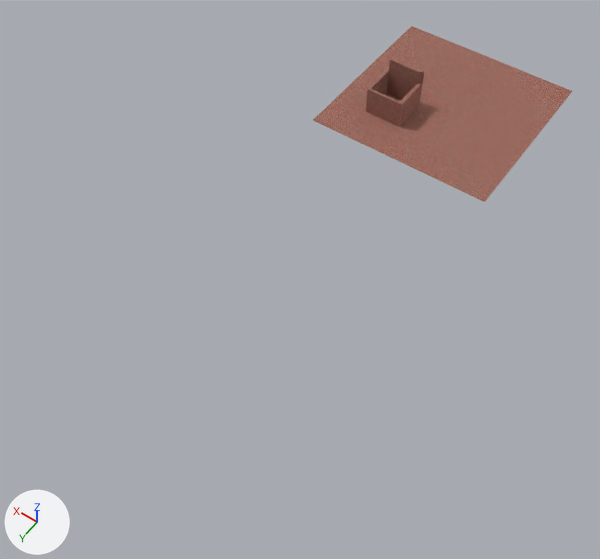
A saved change to the glTF model Assets/Models/plane.glb.
Before and after are seen from a 50 mm camera at (-159.0, 375.0, 336.0) aimed at (-3.0, 156.0, -9.0). The lights are fixed; the arrows at lower left show +X, +Y and +Z. The first picture is the older version. Where no turn or scale is listed for an object, it has been applied to the vertices. Vertices at exactly the same position are counted once.
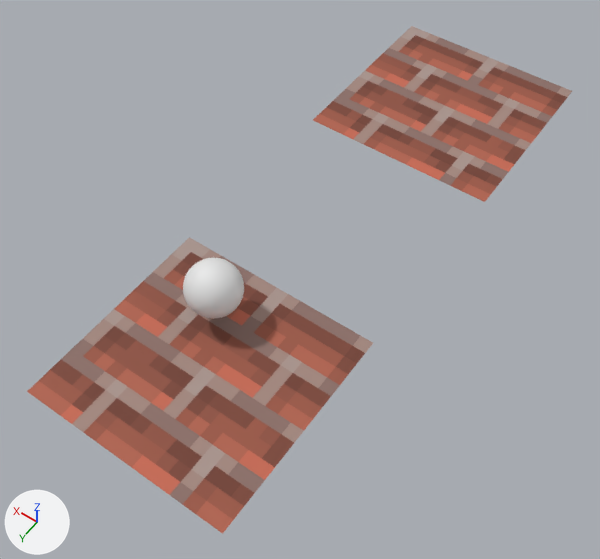
The newer file is also rescaled (x0.0689) as a whole; pictures and numbers use the older file's frame.

Patch to the scene script:
```diff
--- a/Assets/Models/plane.glb.py
+++ b/Assets/Models/plane.glb.py
@@ me_plane_001 @@
 # used by ob_plane; location = (0.0, 0.0, 0.0)
-me_plane_001.from_pydata(...)  # 32 vertices, 54 faces; spans x -58.0..58.0, y -58.0..58.0, z -0.2..25.7
+me_plane_001.from_pydata(...)  # 4 vertices, 2 faces; spans x -58.0..58.0, y -58.0..58.0, z 0.0
+# me_plane_001 part 1
+# 20 vertices are removed from x 12.5..36.3, y 9.1..32.8, z 0.0..25.7
+# 42 faces are deleted
+# 2 new faces join them
+# other edits to the shape of me_plane_001 do not show in these pictures
 me_plane_001.materials.append(mat_brick_001)
@@ me_sphere @@
+me_sphere.from_pydata(...)  # a UV sphere (32 segments, 16 rings, poles along z) spanning x -14.5..14.5, y -14.5..14.5, z -14.5..14.5
@@ me_plane_010 @@
+me_plane_010.from_pydata(...)  # 4 vertices, 2 faces; spans x -58.0..58.0, y -58.0..58.0, z 0.0
+me_plane_010.materials.append(mat_brick_001)  # picture img_brick
@@ ob_sphere @@
+ob_sphere = bpy.data.objects.new('Sphere', me_sphere)
+ob_sphere.location = (13.7, 203.4, 22.1)
@@ ob_plane_001 @@
+ob_plane_001 = bpy.data.objects.new('Plane.001', me_plane_010)
+ob_plane_001.location = (0.0, 230.5, 0.0)
```

What differs and where, as boxes [x1, y1, x2, y2] in the pictures (600 x 559 px):
'Plane.001', added (brown): after [27, 237, 373, 534]
'Sphere', added: after [183, 258, 244, 319]
part 1 of me_plane_001, cut back: [313, 26, 572, 202] in both
